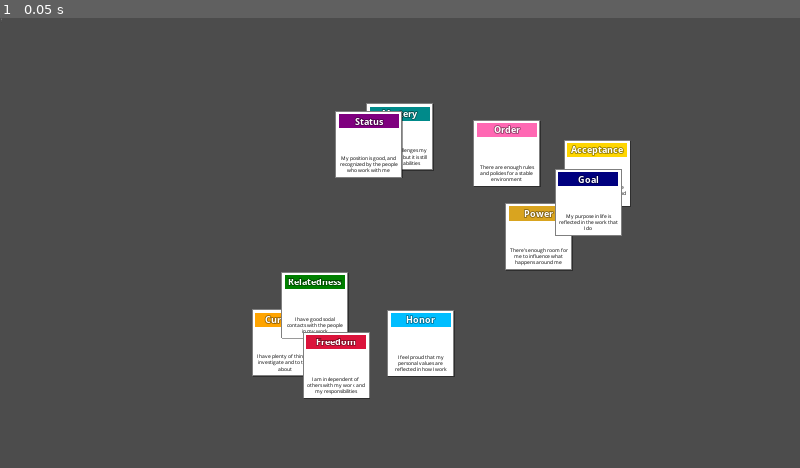
Above: before the commit, frame 1.
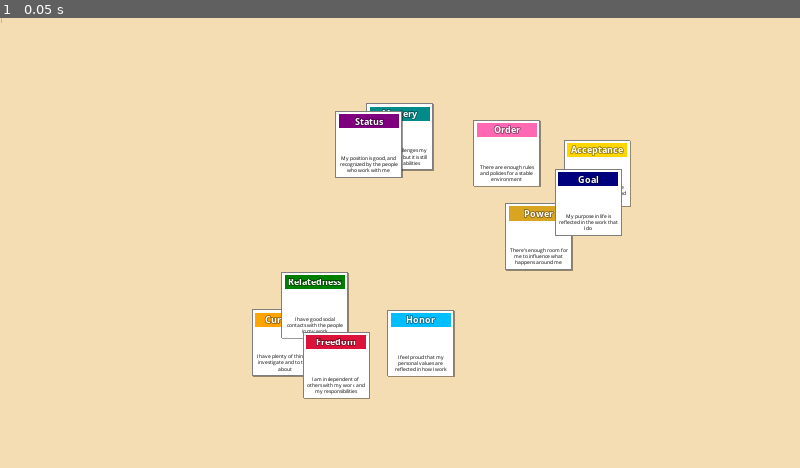
Above: after the commit, the same moment.

Repository: gediminasz/moving-motivators
Game: Godot game, scene res://Root.tscn
Two runs of this game, one before a commit and one after it. Both use one fixed random seed, a clock stepped at 60 frames per second and the inputs below.
Inputs:
- Up to frame 1 (0.05 s): no input

The runs differ from the first frame. In frame 1, 90% of the frame differs, in the area x 0-100%, y 0-100%.

Commit message:
Change background color

Diff:
--- a/project.godot
+++ b/project.godot
@@ -45,4 +45,5 @@
 
 [rendering]
 
+environment/default_clear_color=Color( 0.960784, 0.870588, 0.701961, 1 )
 environment/default_environment="res://default_env.tres"
